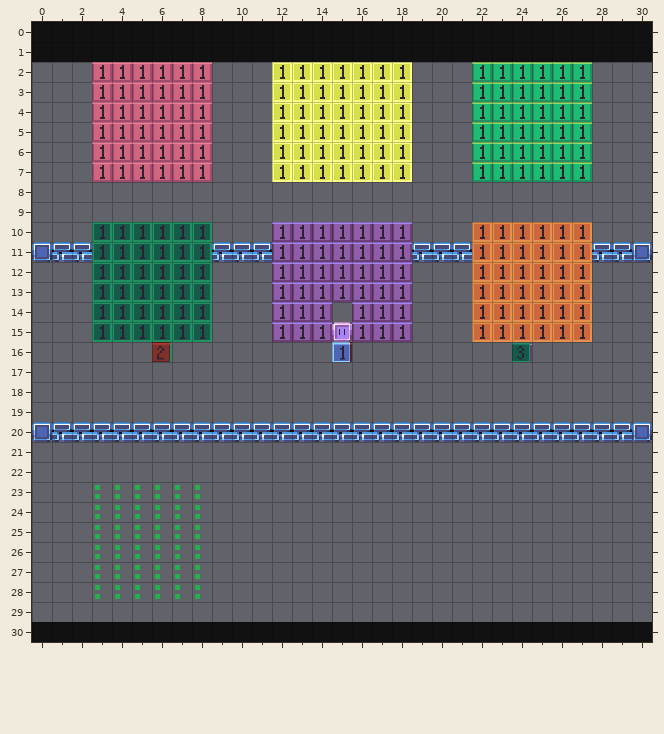
One commit to this Tiled map (JSON): games/Phaser-Snake-Game/public/assets/Tiled/Stage-02a.json. The picture above is the old version.
Cells are 24x24 px. Shown: x 0..30, y 0..30.
After:
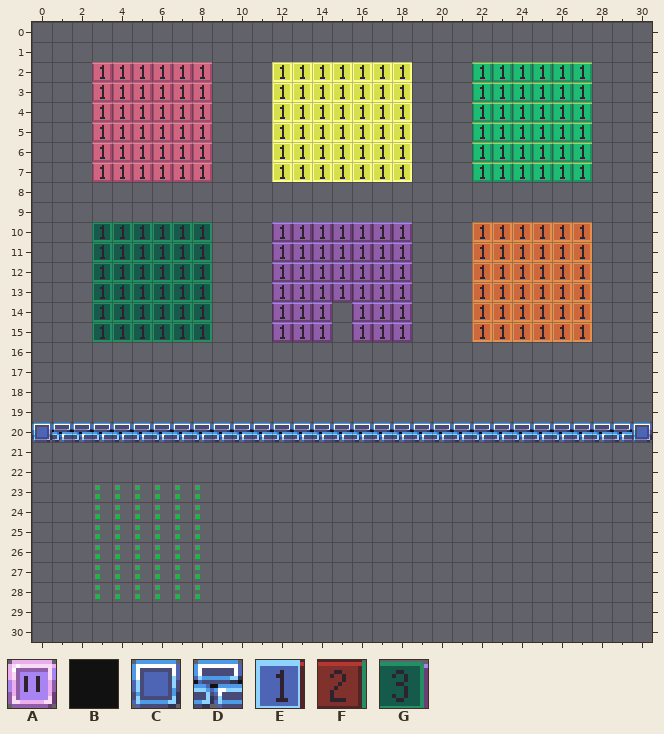
Key: from "tileSheetx24": A 8, B 99, C 132, D 133, E 640, F 641, G 642.
_ is an empty cell.
Message: Added stages complete and sum of best in the score screen.
The edit:
Layer "Wall_1" (now hidden):
The author cleared tile A in row 15 at x 15.
The author cleared tile B in rows 0 to 1 at x 0 to 30; in row 30 at x 0 to 30.
The author cleared tile C in row 11 at x 0 and 30.
The author cleared tile D in row 11 at x 1 to 2, 9 to 11, 19 to 21 and 28 to 29.
Layer "Wall_2":
The author cleared tile A in row 15 at x 15.
Layer "Next" (now hidden):
The author cleared tile E in row 16 at x 15.
The author cleared tile F in row 16 at x 6.
The author cleared tile G in row 16 at x 24.
